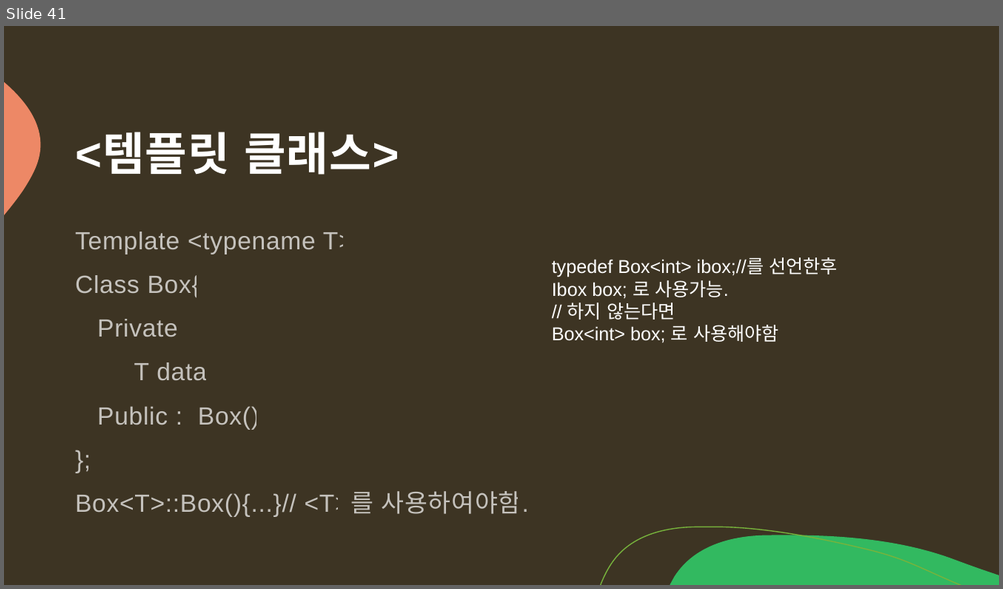
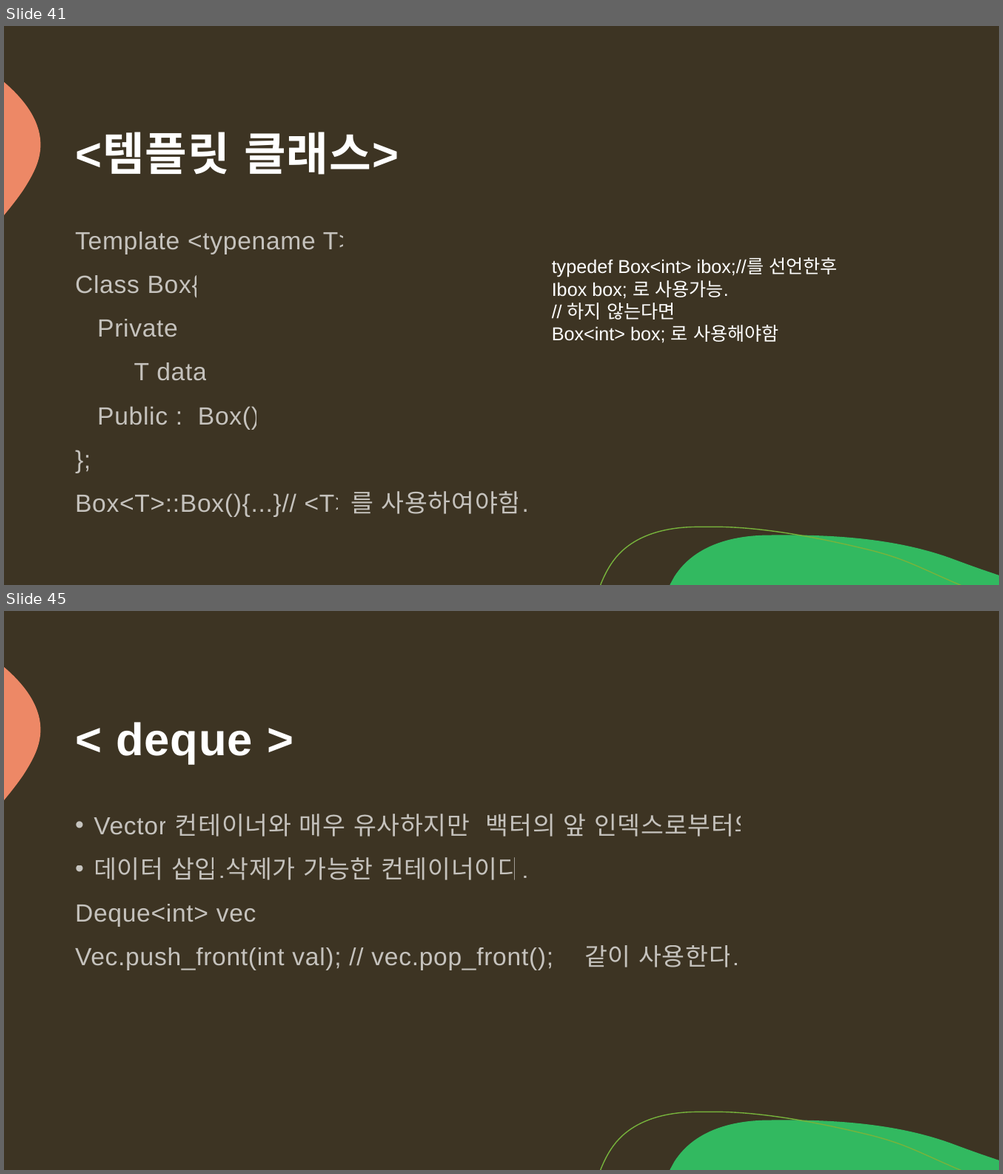
Before and after one commit to arkchimy/_Algorithm, a slide deck: 전공지식/C언어의 기초/C언어 기초지식.pptx. Shown one above the other, each under a label of ours: slide 41 before the commit, slides 41 and 45 after it; the slides between them are not shown. The pictures are 1003x589 and 1003x1174 pixels, drawn with LibreOffice and Linux fonts; fonts in the diff are those of the drawing. Boxes give left, top, right and bottom in pixels: in the first picture for what was removed or moved away, otherwise in the second. Text is boxed around its words. In the diff, an @@ line names an element or a change of style, - is before the commit and + after.

Commit message:
[c++ 지식 ] 순차,연관 컨테이너 & iterator

```diff
--- a/전공지식/C언어의 기초/C언어 기초지식.pptx
+++ b/전공지식/C언어의 기초/C언어 기초지식.pptx
@@ slide 45 added at (4, 611, 999, 1170), background #3D3423; not listed: 3 template elements that a slide beside it also shows @@
@@ title added at (116, 722, 253, 764), 44 pt, text #FFFFFF, bold @@
+< deque >
@@ text added at (75, 814, 757, 971), 24 pt, text #FFFFFF at 70% opacity @@
+• Vector 컨테이너와 매우 유사하지만 백터의 앞 인덱스로부터의
+• 데이터 삽입.삭제가 가능한 컨테이너이다.
+Deque<int> vec ;
+Vec.push_front(int val); // vec.pop_front(); // 같이 사용한다.
```
Also in this commit, not shown: 6 other slides added.
